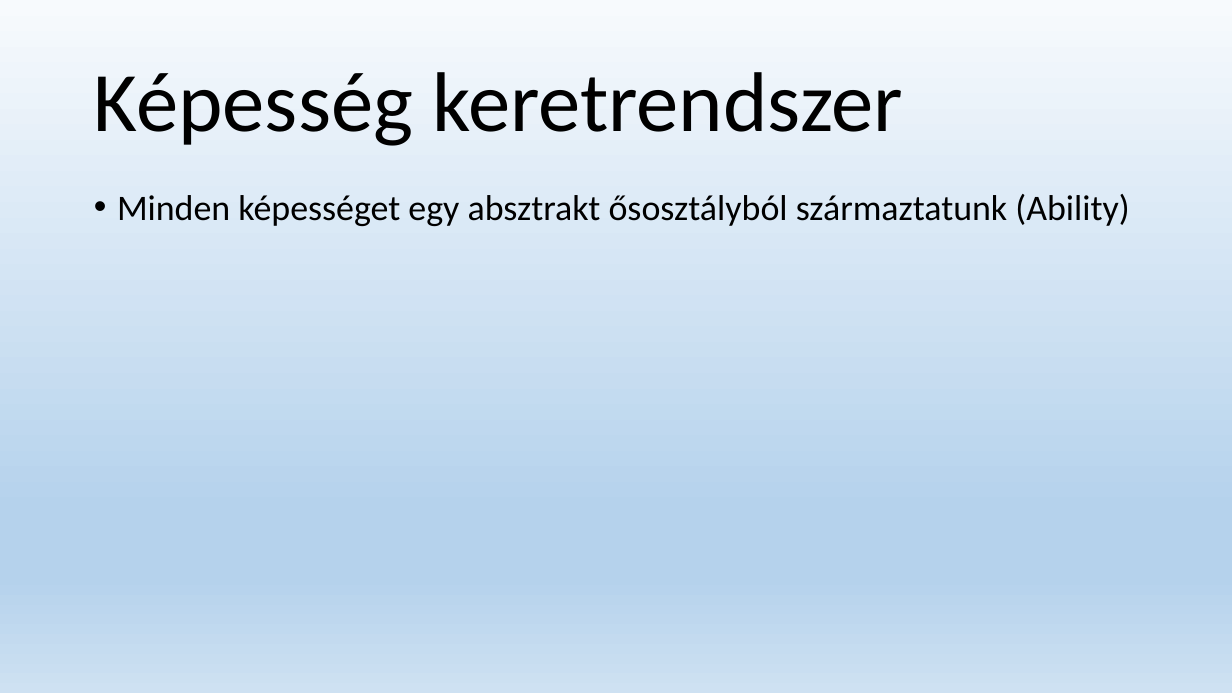
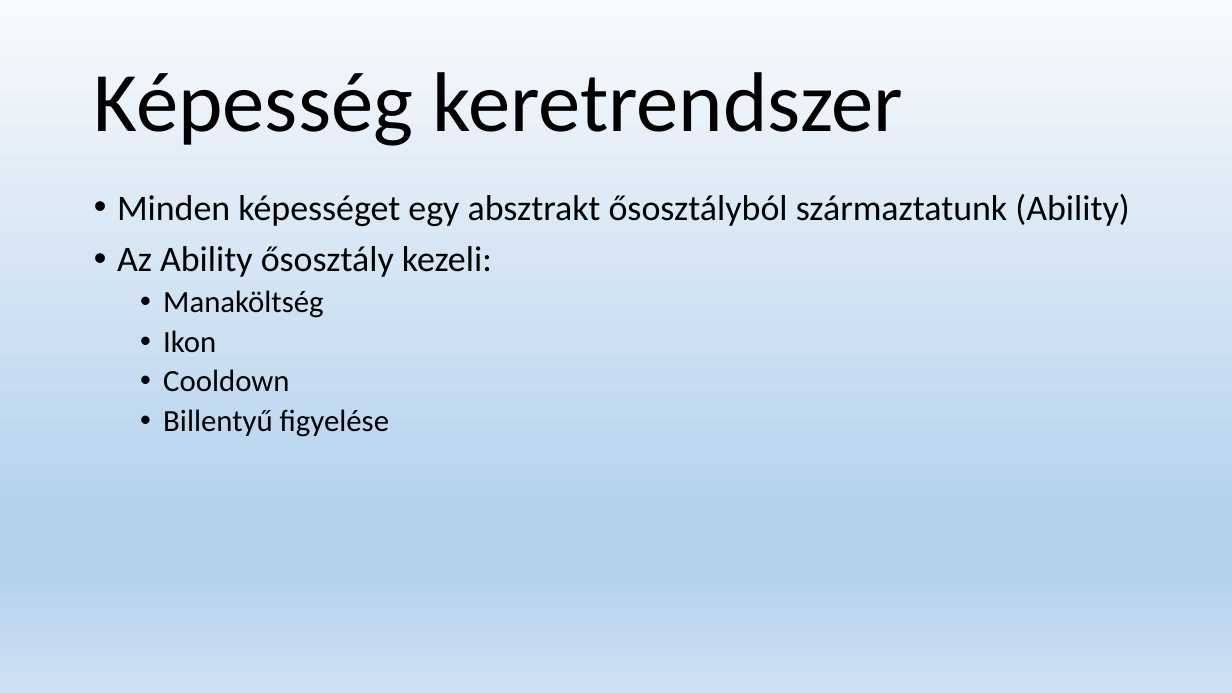
Before and after one commit to onezer/onallo_labor, a slide deck: slide 8 of Előadás.pptx (slide 7 before the commit). Drawn at 1232x693 pixels with LibreOffice and Linux fonts; fonts in the diff are those of the drawing. Boxes give left, top, right and bottom in pixels: in the first picture for what was removed or moved away, otherwise in the second. Text is boxed around its words. In the diff, an @@ line names an element or a change of style, - is before the commit and + after.

Commit message:
Dia

```diff
--- a/Előadás.pptx
+++ b/Előadás.pptx
@@ text at (117,246,492,437): paragraphs added @@
+• Az Ability ősosztály kezeli:
+  • Manaköltség
+  • Ikon
+  • Cooldown
+  • Billentyű figyelése
```
Also in this commit, not shown: 1 other slide changed, 6 slides added, 1 slide removed.
